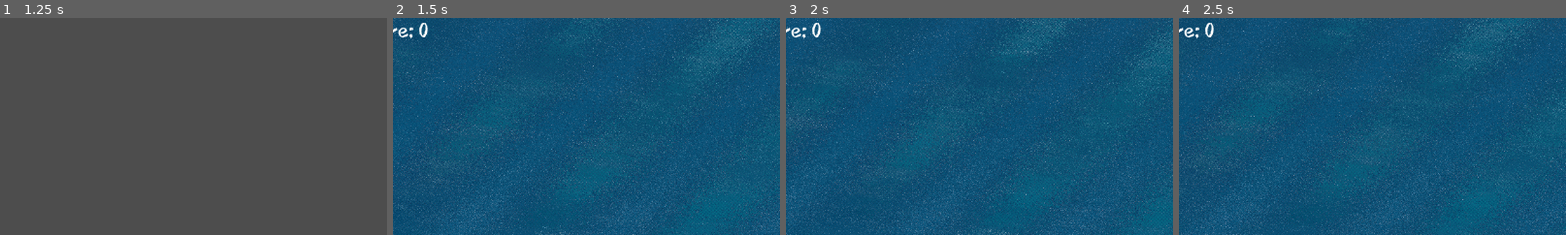
Above: before the commit, frames 1-4 (left to right).
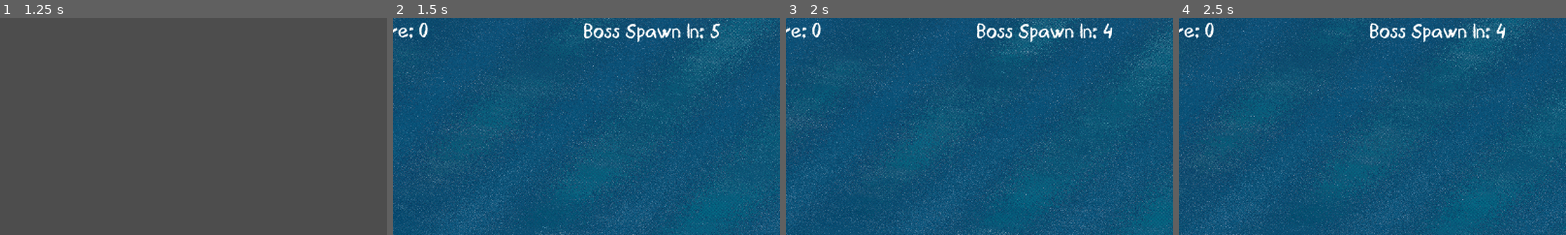
Above: after the commit, the same moments.

Repository: Winnie-Udel/father-where-are-you
Game: Godot game, scene res://scenes/main_menu.tscn
Two runs of this game, one before a commit and one after it. Both use one fixed random seed, a clock stepped at 60 frames per second and the inputs below.
Inputs:
- Up to frame 1 (1.25 s): click "Play" at 0.5 s
- Up to frame 2 (1.5 s): click "Ready" at 1.25 s
- Up to frame 3 (2 s): no input
- Up to frame 4 (2.5 s): hold Up (move_up) from 2.03 s (still down); tap Space (attack) at 2.1 s
The pictures show only the part of the screen within x 50-100%, y 0-50%; the shares and areas given below are measured in that part.

Frame 1 is identical in both runs. In frame 2, 1.0% of the frame differs, in the area x 49-85%, y 2-12%; in frame 3, 1.0%; in frame 4, 1.0%.

Commit message:
Added a timer that'll display when the boss would spawn

Diff:
--- a/scenes/hub.tscn
+++ b/scenes/hub.tscn
@@ -20,3 +20,11 @@
 text = "Score: 0"
 horizontal_alignment = 1
 vertical_alignment = 1
+
+[node name="BossSpawnTime" type="Label" parent="."]
+layout_mode = 0
+offset_left = 860.0
+offset_top = 1.0
+offset_right = 900.0
+offset_bottom = 24.0
+text = "Boss Spawn In: "
--- a/scenes/instruction.tscn
+++ b/scenes/instruction.tscn
@@ -1,6 +1,7 @@
-[gd_scene load_steps=2 format=3 uid="uid://kjb6s0s3r5wk"]
+[gd_scene load_steps=3 format=3 uid="uid://kjb6s0s3r5wk"]
 
 [ext_resource type="Script" path="res://scripts/instruction.gd" id="1_8ayru"]
+[ext_resource type="AudioStream" uid="uid://bnsl72tedse41" path="res://audio/sound effect/Menu Selection Click.wav" id="2_sgwct"]
 
 [node name="Instruction" type="Node"]
 script = ExtResource("1_8ayru")
@@ -12,4 +13,7 @@
 offset_bottom = 523.0
 text = "Ready"
 
+[node name="Click" type="AudioStreamPlayer" parent="."]
+stream = ExtResource("2_sgwct")
+
 [connection signal="pressed" from="Ready" to="." method="_on_ready_pressed"]
--- a/scenes/player.tscn
+++ b/scenes/player.tscn
@@ -1,7 +1,8 @@
-[gd_scene load_steps=5 format=3 uid="uid://ma1lt634pvu5"]
+[gd_scene load_steps=6 format=3 uid="uid://ma1lt634pvu5"]
 
 [ext_resource type="Script" path="res://scripts/player.gd" id="1_ewt7k"]
 [ext_resource type="Texture2D" uid="uid://b5wh2r3lq1mor" path="res://art/player/Player Fighter Jet.png" id="2_jcnnq"]
+[ext_resource type="AudioStream" uid="uid://d2p5e8tkx0aau" path="res://audio/sound effect/Laser Shot.wav" id="3_812fg"]
 
 [sub_resource type="SpriteFrames" id="SpriteFrames_dcwj7"]
 animations = [{
@@ -33,3 +34,6 @@
 [node name="Muzzle" type="Marker2D" parent="."]
 position = Vector2(50, 0)
 scale = Vector2(1.04389, 4.19792)
+
+[node name="Shoot" type="AudioStreamPlayer" parent="."]
+stream = ExtResource("3_812fg")
--- a/scripts/HUB.gd
+++ b/scripts/HUB.gd
@@ -1,6 +1,10 @@
 extends Control
 
 @onready var score_display = $Score
+@onready var boss_timer_display = $BossSpawnTime
 
 func update_score(score):
 	score_display.text = "Score: " + str(score)
+
+func update_timer_display(time):
+	boss_timer_display.text = "Boss Spawn In: " + str(time)
--- a/scripts/instruction.gd
+++ b/scripts/instruction.gd
@@ -1,4 +1,7 @@
 extends Node
 
+@onready var click_sound = $Click
+
 func _on_ready_pressed():
+	click_sound.play()
 	get_tree().change_scene_to_file("res://scenes/main.tscn")
--- a/scripts/main.gd
+++ b/scripts/main.gd
@@ -7,6 +7,7 @@
 @onready var enemy_container = $EnemyContainer
 @onready var hud = $UI/HUB
 @onready var boss_health_bar = $BossHealthBar
+@onready var boss_timer = $BossTimer
 
 var score = 0
 var boss_enemy_scene = preload("res://scenes/boss_enemy.tscn")
@@ -16,12 +17,16 @@
 	player.laser_shot.connect(_on_player_laser_shot)
 	boss_health_bar.hide()
 
+func _process(_delta):
+	hud.update_timer_display(round(boss_timer.time_left))
+
 func _on_player_laser_shot(laser_scene, location):
 	var laser = laser_scene.instantiate()
 	laser.global_position = location
 	laser_container.add_child(laser)
 
 func _on_enemy_timer_timeout():
+	# Pick a random enemy from the array of enemies
 	var enemy = enemy_scenes.pick_random().instantiate()
 	enemy.global_position = Vector2(1200, randf_range(50, 600))
 	enemy.killed.connect(_on_enemy_killed)
--- a/scripts/player.gd
+++ b/scripts/player.gd
@@ -7,6 +7,7 @@
 @export var health = 100
 @onready var muzzle = $Muzzle
 @onready var player_health_bar = get_parent().get_node("PlayerHealthBar")
+@onready var shoot_sound = $Shoot
 
 var screen_size
 var laser_scene = preload("res://scenes/laser.tscn")
@@ -17,6 +18,7 @@
 
 func _process(_delta):
 	if Input.is_action_just_pressed("attack"):
+		shoot_sound.play()
 		shoot()
 	set_health_bar()
 
Not shown, added: audio/sound effect/Laser Shot.wav.import
Not shown, added: audio/sound effect/Laser Shot.wav
